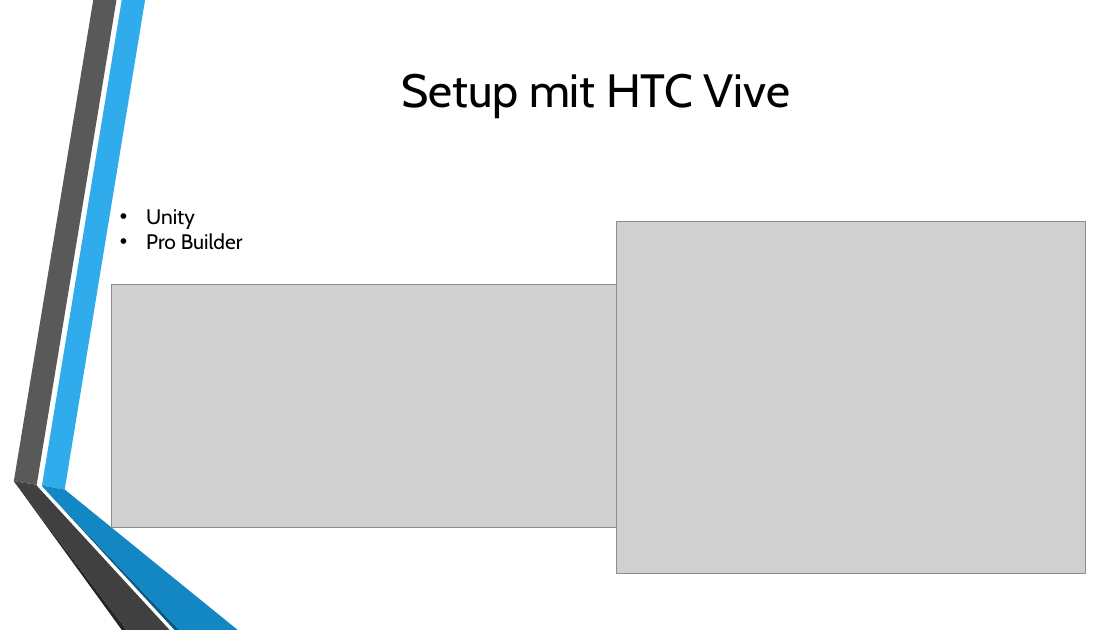
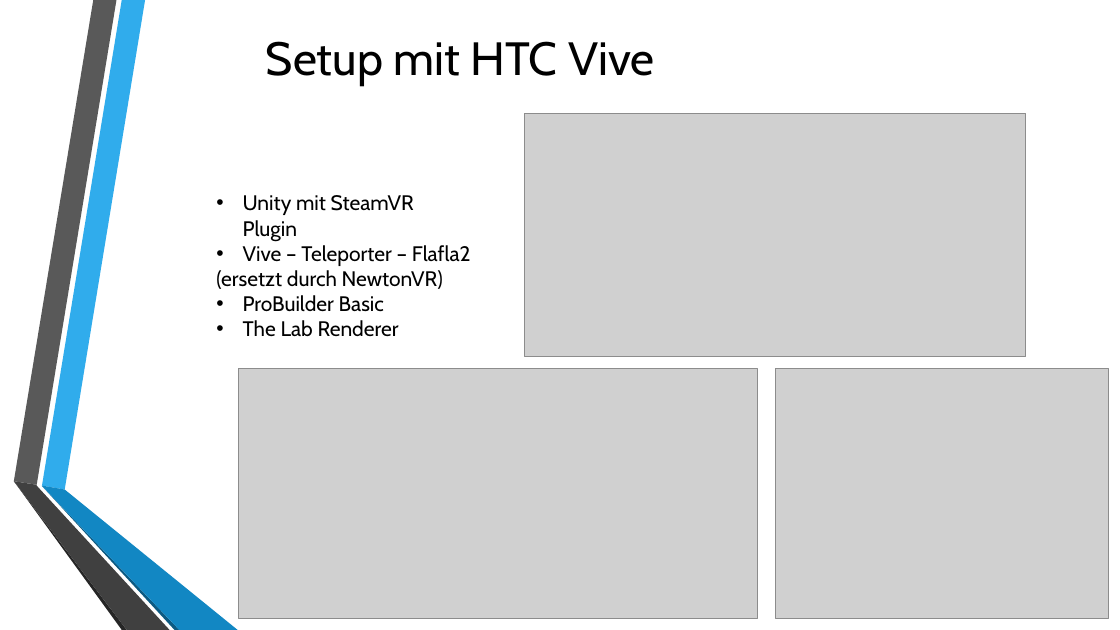
Before and after one commit to SrAguacate/Animations, a slide deck: slide 5 of Prototype1/Prototype1.pptx. Drawn at 1120x630 pixels with LibreOffice and Linux fonts; fonts in the diff are those of the drawing; grey boxes stand for pictures; background and template pictures are left out. Boxes give left, top, right and bottom in pixels: in the first picture for what was removed or moved away, otherwise in the second. Text is boxed around its words. In the diff, an @@ line names an element or a change of style, - is before the commit and + after.

Commit message:
updated powerpoint

```diff
--- a/Prototype1/Prototype1.pptx
+++ b/Prototype1/Prototype1.pptx
@@ title "Setup mit HTC Vive": place and size @@
-title "Setup mit HTC Vive" at [401,73,790,119]
+title "Setup mit HTC Vive" at [266,41,654,86]
@@ picture added at [525,113,1027,357] @@
@@ text at [216,195,471,336]: text changed @@
-• Unity
-• Pro Builder
+• Unity mit SteamVR Plugin
+• Vive – Teleporter – Flafla2
+(ersetzt durch NewtonVR)
+• ProBuilder Basic
+• The Lab Renderer
@@ picture: place and size @@
-picture at [112,285,617,528]
+picture at [239,368,757,618]
@@ picture: place and size @@
-picture at [617,222,1086,574]
+picture at [776,368,1109,618]
```
Also in this commit, not shown: 2 other slides changed, 1 slide added, 1 slide removed, 4 other files.
